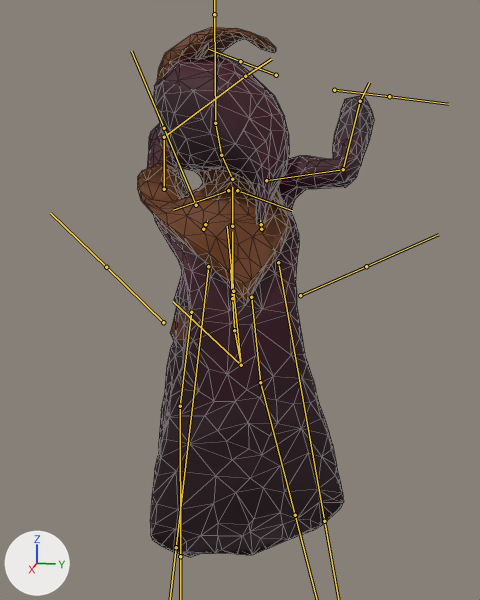
An edit to the FBX model Assets/Models/Animations/MasterCultist.fbx, drawn before and after from the same camera.
Rendered twice from a camera (50 mm lens) standing at (2.65, 0.58, 1.83) and looking at (0.08, 0.07, 1.19). The axes (+X, +Y, +Z) are drawn at lower left. The lights are the same throughout. Both versions are drawn at frame 15 of the action 'metarig|AxeAttack'; the numbers are the values there. The bones that bend it are drawn over the model as lines. Mesh edges are drawn as thin lines.

In view in the first picture: 'MasterCultist'.
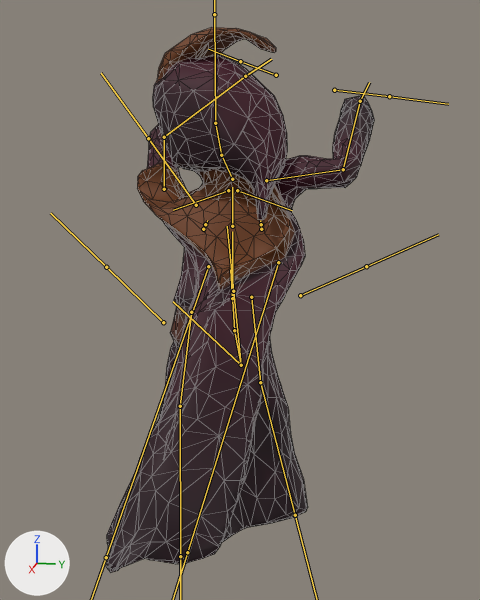
Patch to the scene script:
```diff
--- a/Assets/Models/Animations/MasterCultist.fbx.py
+++ b/Assets/Models/Animations/MasterCultist.fbx.py
@@ bone_backrestbone @@
 bone_backrestbone = bpy.data.objects['metarig'].pose.bones['BackRestBone']  # child of 'spine.003'
-bone_backrestbone.rotation_quaternion = (1.0, 0.0, 0.0, 0.0)  # degrees (0, 0, 0)
+bone_backrestbone.rotation_quaternion = (0.993, 0.115, -0.003, 0.023)  # degrees (13, -1, 3)
@@ bone_cape_l @@
 bone_cape_l = bpy.data.objects['metarig'].pose.bones['cape.L']  # child of 'spine.002'
-bone_cape_l.rotation_quaternion = (1.0, 0.0, -0.005, 0.0)  # degrees (0, -1, 0)
+bone_cape_l.rotation_quaternion = (0.73, 0.15, 0.666, -0.039)  # degrees (68, 80, 52)
@@ bone_cape_r @@
 bone_cape_r = bpy.data.objects['metarig'].pose.bones['cape.R']  # child of 'spine.002'
-bone_cape_r.rotation_quaternion = (1.0, 0.001, 0.004, 0.001)  # degrees (0, 0, 0)
+bone_cape_r.rotation_quaternion = (0.899, 0.245, 0.285, -0.224)  # degrees (23, 39, -20)
```

What differs and where, as boxes [x1, y1, x2, y2] in the pictures (480 x 600 px):
'MasterCultist', posed (13% wider): before [137, 27, 374, 557]; after [106, 27, 374, 573]
bone 'BackRestBone', root to tip: before (196, 205) to (164, 128); after (196, 205) to (148, 138)
bone 'cape.L', root to tip: before (208, 266) to (176, 547); after (208, 266) to (106, 557)
bone 'cape.R', root to tip: before (278, 262) to (324, 521); after (278, 262) to (187, 552)
